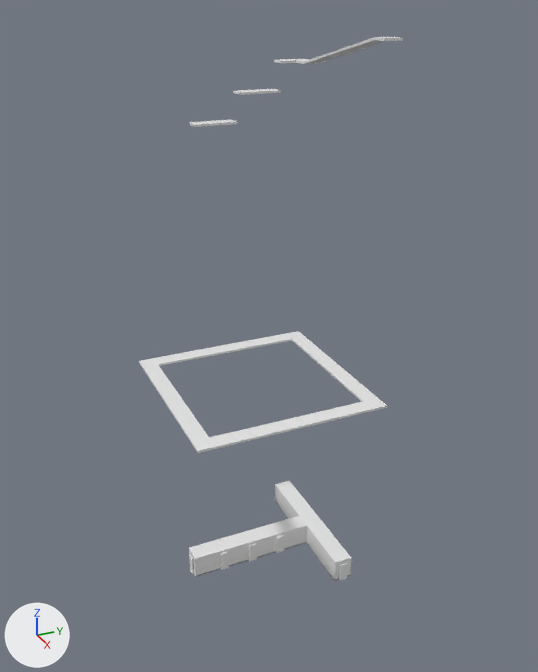
Renders of the Blender file 블렌더/04_Clown/Clown_008.blend from each side of a commit.
Both versions are drawn from a 50 mm camera at (75.2, -32.1, 70.0) aimed at (0.2, 1.7, 32.5). The axes (+X, +Y, +Z) are drawn at lower left. The lights are the same throughout.

Names of what the first picture shows: 'SafeZone_Wall', 'Stair'.
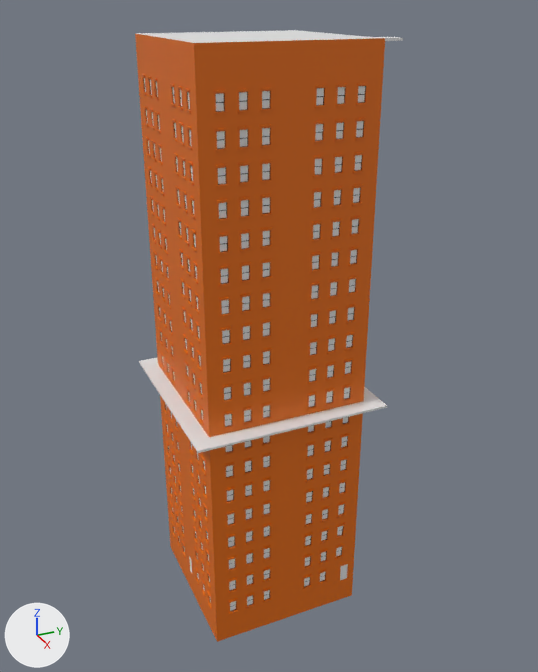
Where the change shows, as pixel boxes [x1, y1, x2, y2] in the pictures (538 x 672 px):
'Wall', shown: after [135, 30, 385, 642]
'SafeZone_Wall', unchanged, covered by the edit: before [189, 481, 351, 581]

Edits to the bpy script that builds the scene:
```text
Change ob_wall:
    remove ob_wall.hide_set(True)
```
